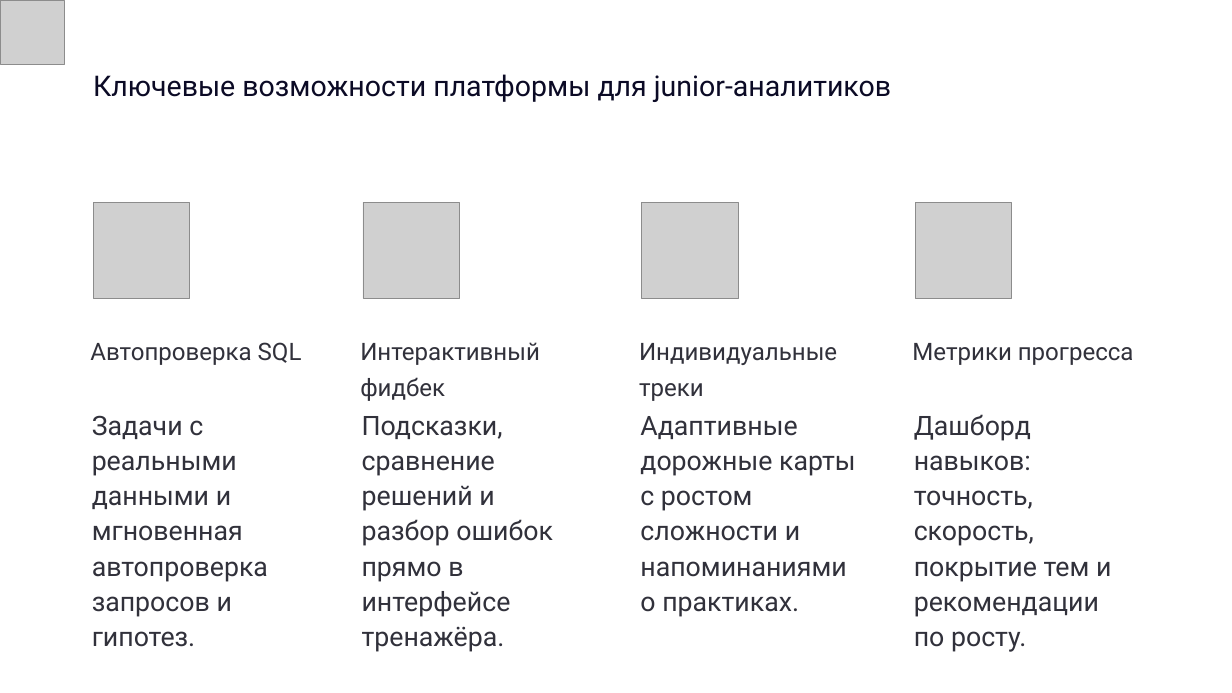
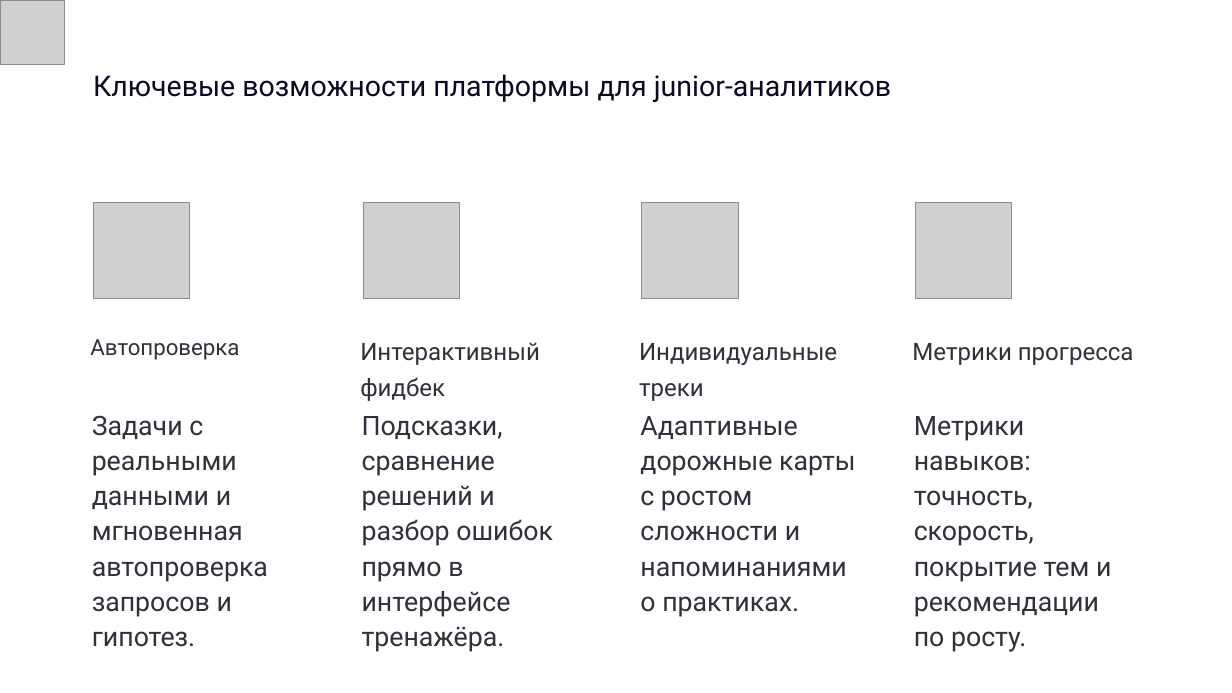
Before and after one commit to AbyanovDamir/analytics-trainer, a slide deck: slide 4 of present.pptx. Drawn at 1232x693 pixels with LibreOffice and Linux fonts; fonts in the diff are those of the drawing; grey boxes stand for pictures; background and template pictures are left out. Boxes give left, top, right and bottom in pixels: in the first picture for what was removed or moved away, otherwise in the second. Text is boxed around its words. In the diff, an @@ line names an element or a change of style, - is before the commit and + after.

```diff
--- a/present.pptx
+++ b/present.pptx
@@ text at (90,339,239,360): text changed; size 27 to 25 pt @@
-Автопроверка SQL
+Автопроверка
@@ text at (914,416,1111,652): text changed @@
-Дашборд навыков: точность, скорость, покрытие тем и рекомендации по росту.
+Метрики навыков: точность, скорость, покрытие тем и рекомендации по росту.
```
Also in this commit, not shown: 1 other slide changed.
